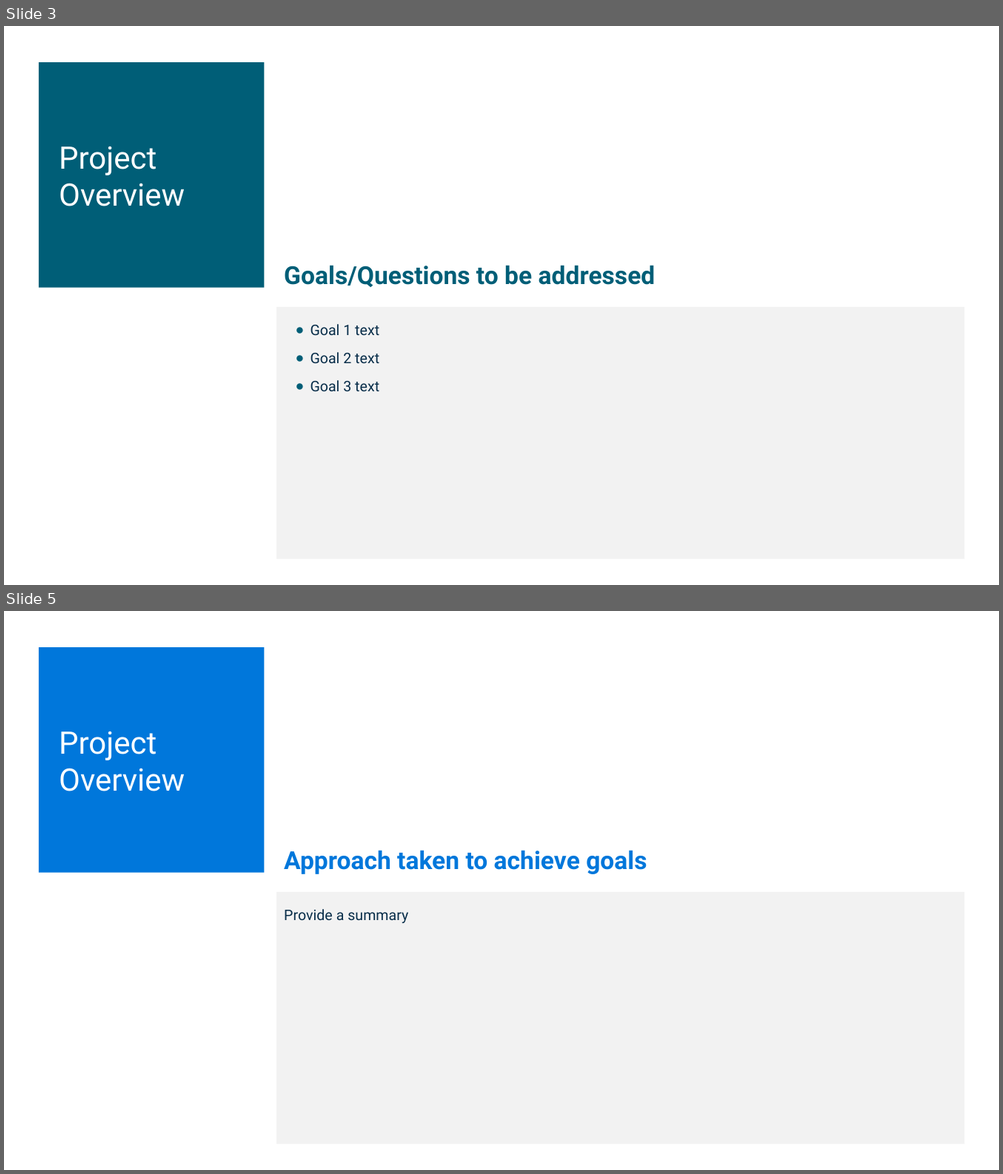
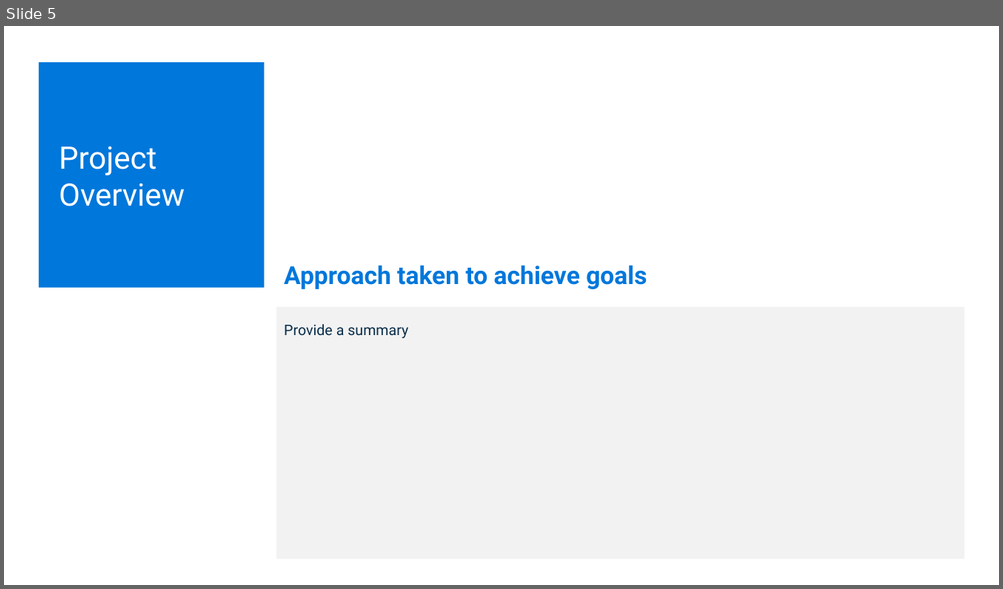
Before and after one commit to Brian-Hansen-Turton/module-9-project, a slide deck: Documentation/AAA_ProjectPresentation.pptx. Shown one above the other, each under a label of ours: slides 3 and 5 before the commit, slide 5 after it; the slides between them are not shown. The pictures are 1003x1174 and 1003x589 pixels, drawn with LibreOffice and Linux fonts; fonts in the diff are those of the drawing. Boxes give left, top, right and bottom in pixels: in the first picture for what was removed or moved away, otherwise in the second. Text is boxed around its words. In the diff, an @@ line names an element or a change of style, - is before the commit and + after.

```diff
--- a/Documentation/AAA_ProjectPresentation.pptx
+++ b/Documentation/AAA_ProjectPresentation.pptx
@@ slide 3 removed at <box>4,26,999,585</box>, background #FFFFFF @@
@@ rectangle removed at <box>39,62,264,288</box> @@
@@ text removed at <box>59,146,185,207</box> @@
-Project Overview
@@ text removed at <box>284,265,655,287</box> @@
-Goals/Questions to be addressed
@@ rectangle removed at <box>276,307,965,560</box> @@
@@ text removed at <box>310,324,379,392</box> @@
-● Goal 1 text
-● Goal 2 text
-● Goal 3 text
```
Also in this commit, not shown: 4 slides changed, 2 slides added, 1 other slide removed.
